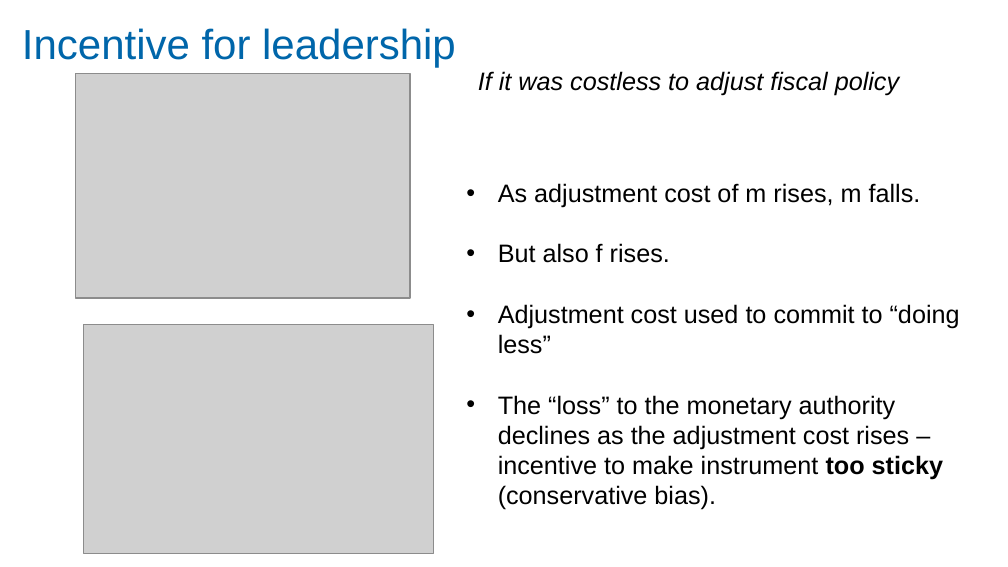
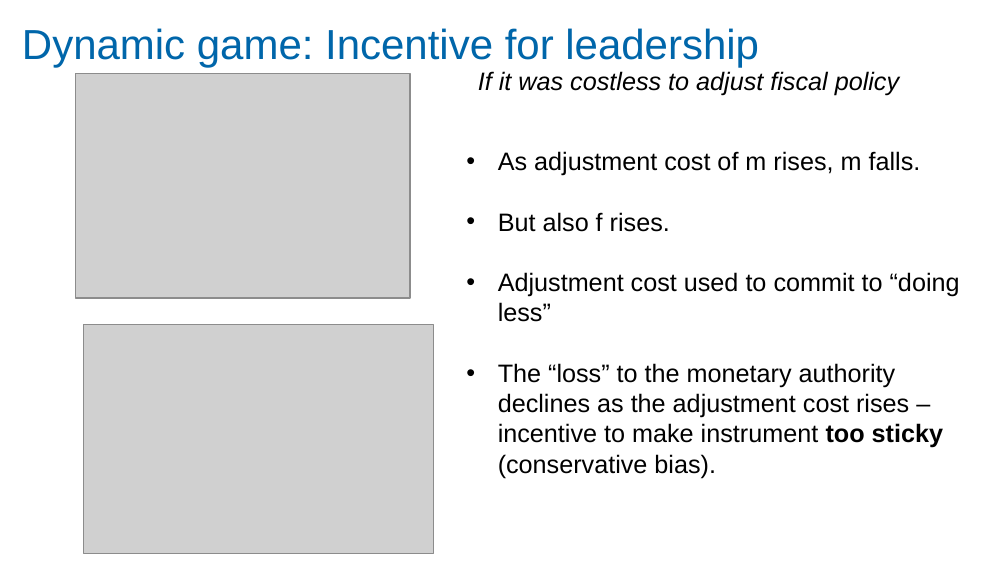
Before and after one commit to Zjub/TVHENZ, a slide deck: slide 21 of MF coordination/SI_game/RBA Coffee Monetary and Fiscal Policy Coordination.pptx (slide 22 before the commit). Drawn at 1008x567 pixels with LibreOffice and Linux fonts; fonts in the diff are those of the drawing; grey boxes stand for pictures. Boxes give left, top, right and bottom in pixels: in the first picture for what was removed or moved away, otherwise in the second. Text is boxed around its words. In the diff, an @@ line names an element or a change of style, - is before the commit and + after.

```diff
--- a/MF coordination/SI_game/RBA Coffee Monetary and Fiscal Policy Coordination.pptx
+++ b/MF coordination/SI_game/RBA Coffee Monetary and Fiscal Policy Coordination.pptx
@@ title at <box>22,28,759,68</box>: text changed @@
-Incentive for leadership
+Dynamic game: Incentive for leadership
@@ text "As adjustment cost of m ...": place and size @@
-text "As adjustment cost of m ..." at <box>498,183,960,510</box>
+text "As adjustment cost of m ..." at <box>498,151,960,478</box>
```
Also in this commit, not shown: 14 other slides changed, 4 slides added, 1 slide removed, 7 other files.
